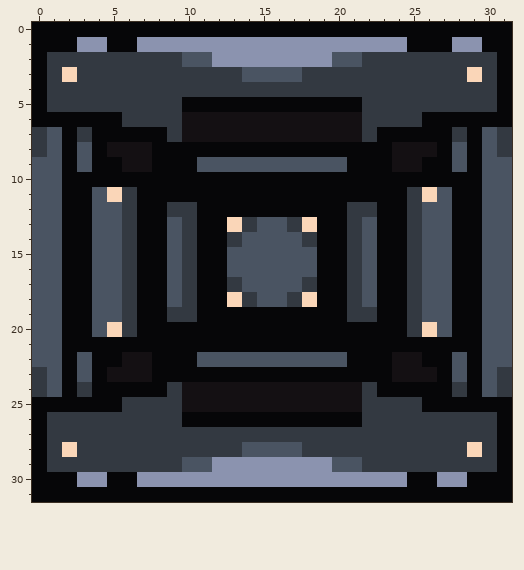
Edited in one commit: pixel-art sprite (data/textures/&-texture.png). Above is the file before it was changed.
The file is 128x128 pixels, drawn in blocks of 4x4; one block is one cell here.
Now the later version:
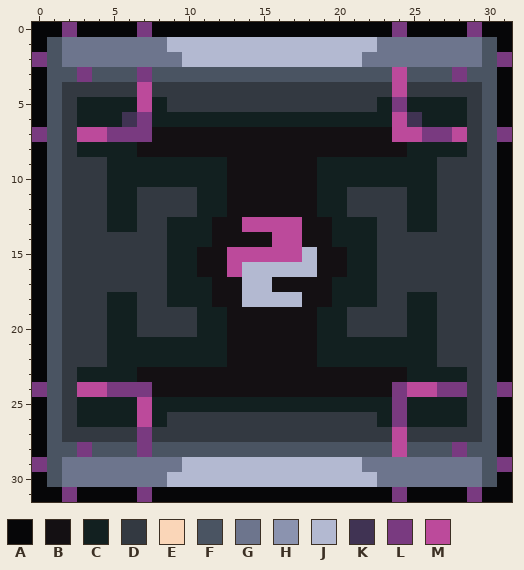
Palette (. is transparent): A #060608  B #141013  C #122020  D #333941  E #fad6b8  F #4a5462  G #6d758d  H #8b93af  J #b3b9d1  K #403353  L #793a80  M #bc4a9b
From old to new:
Changed rows in their new state; - is an unchanged pixel.
first column x 0:
 0 --L----L----------------L----L--
 1 -FGGGGGGGJJJJJJJJJJJJJJGGGGGGGF-
 2 LFGGGGGGGGJJJJJJJJJJJJGGGGGGGGFL
 3 -FFLFFFLFFFFFF----FFFFFFMFFFLFF-
 4 -F-----M----------------M-----F-
 5 -F-CCCCMC-DDDDDDDDDDDD-CLCCCC-F-
 6 -FDCCCKLCCCCCCCCCCCCCCCCMKCCCDF-
 7 L-DMMLLLBB------------BBMMLLMD-L
 8 A-DCCCC-BBBBBBBBBBBBBBBB-CCCCD-A
 9 A-DDDCCCCCCCCBBBBBBCCCCCCCCDDD-A
10 A-DDDCCCCCCCCBBBBBBCCCCCCCCDDD-A
11 A-DDDCCDDDDCCBBBBBBCCDDDDCCDDD-A
12 A-DDDCCDD--CCBBBBBBCC--DDCCDDD-A
13 A-DDDCCDDCCCBBMMMMBBCCCDDCCDDD-A
14 A-DDDD-DDCCCBBBBMMBBCCCDD-DDDD-A
15 A-DDDD-DDCCBBMMMMMJBBCCDD-DDDD-A
16 A-DDDD-DDCCBBMJJJJJBBCCDD-DDDD-A
17 A-DDDD-DDCCCBBJJBBBBCCCDD-DDDD-A
18 A-DDDCCDDCCCBBJJJJBBCCCDDCCDDD-A
19 A-DDDCCDD--CCBBBBBBCC--DDCCDDD-A
20 A-DDDCCDDDDCCBBBBBBCCDDDDCCDDD-A
21 A-DDDCCCCCCCCBBBBBBCCCCCCCCDDD-A
22 A-DDDCCCCCCCCBBBBBBCCCCCCCCDDD-A
23 A-DCCCC-BBBBBBBBBBBBBBBB-CCCCD-A
24 L-DMMLLLBB------------BBLMMLLD-L
25 -FDCCCCMCCCCCCCCCCCCCCCCLCCCCDF-
26 -F-CCCCMC-DDDDDDDDDDDD-CLCCCC-F-
27 -F-----L----------------M-----F-
28 -FFLFFFLFFFFFF----FFFFFFMFFFLFF-
29 LFGGGGGGGGJJJJJJJJJJJJGGGGGGGGFL
30 -FGGGGGGGJJJJJJJJJJJJJJGGGGGGGF-
31 --L----L----------------L----L--
Boxes around the changes in both pictures, in picture pixels (x1, y1, x2, y2):
changed: (32, 22, 512, 502)
